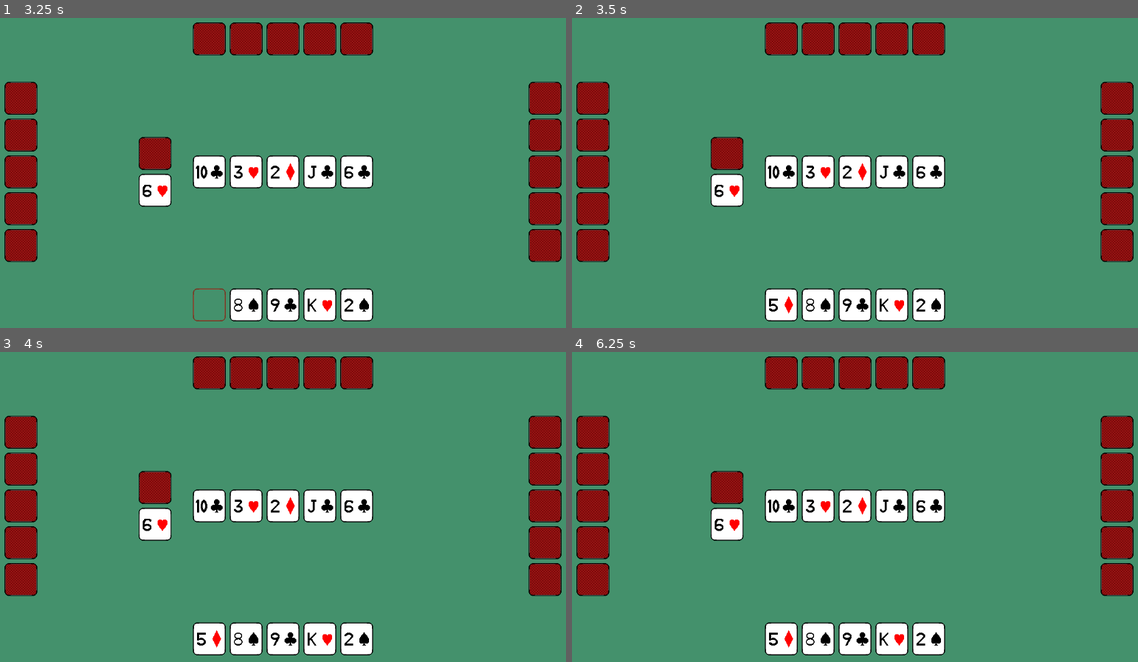
Above: before the commit, frames 1-4 (two rows, left to right).
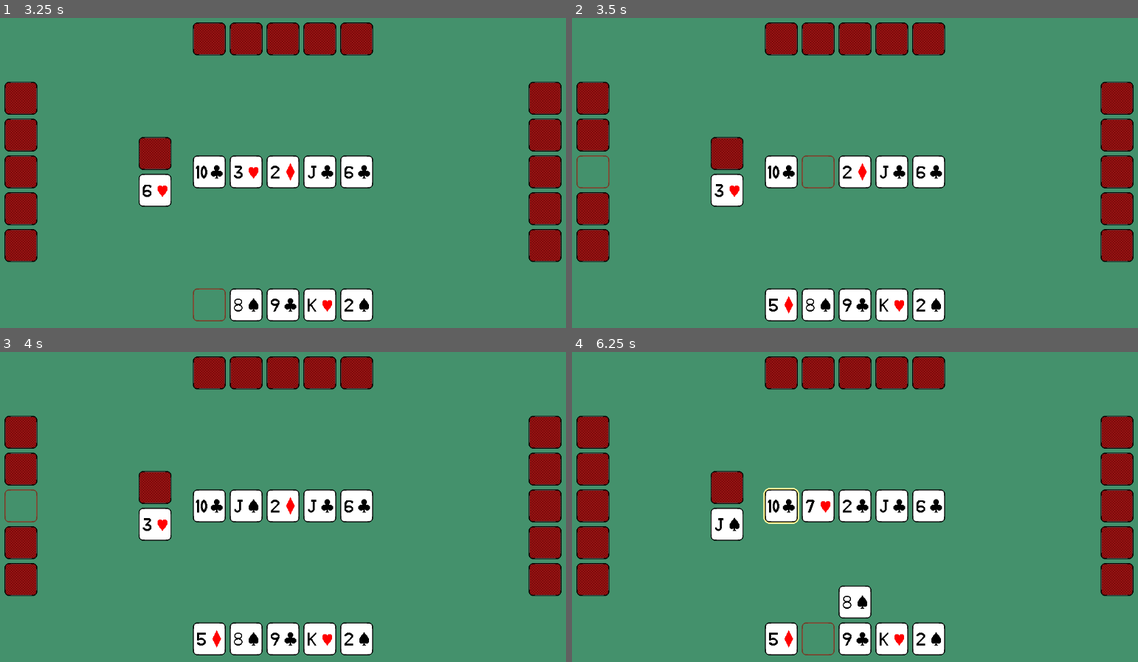
Above: after the commit, the same moments.

Repository: fitzgeraldkd/peeky-poker
Game: Godot game, scene res://scenes/main.tscn
The game is run twice, just before and just after one commit, with the same random seed, the same clock (stepped at 60 frames per second) and the same inputs.
Inputs:
- Up to frame 1 (3.25 s): hold Right (right) 0.53-1.28 s; tap Space (select) every 0.75 s from 0.6 to 2.85 s; hold X (back) 1.28-2.03 s; hold Right (right) from 2.03 s (still down)
- Up to frame 2 (3.5 s): keep holding Right (right)
- Up to frame 3 (4 s): release Right (right) at 3.53 s; hold Left (left) from 3.53 s (still down); tap Space (select) at 3.6 s
- Up to frame 4 (6.25 s): tap Space (select) at 4.35, 5.1, 5.85 s; release Left (left) at 5.03 s; hold X (back) 5.03-5.78 s; hold Right (right) from 5.78 s (still down)

Frame 1 is identical in both runs. In frame 2, 1.3% of the frame differs, in the area x 0-47%, y 44-57%; in frame 3, 0.7%; in frame 4, 1.6%, in the area x 25-53%, y 43-98%.

Commit message:
Allow opponents to play random cards

Diff:
--- a/scenes/main.gd
+++ b/scenes/main.gd
@@ -1,5 +1,7 @@
 extends Node2D
 
+var players : Array[Node]
+var current_player : Node
 
 # Called when the node enters the scene tree for the first time.
 func _ready():
@@ -25,18 +27,17 @@
 
 func reset_game():
 	$Deck.reset()
-	$Player.reset()
 	$Community.reset()
-	$Opponent1.reset()
-	$Opponent2.reset()
-	$Opponent3.reset()
 
-	var players = [
+	players = [
 		$Player,
 		$Opponent1,
 		$Opponent2,
 		$Opponent3,
 	]
+
+	for player in players:
+		player.reset()
 
 	for n in range(Globals.CARDS_IN_HAND):
 		for player in players:
@@ -49,6 +50,7 @@
 		$Community.replace_card(card, n)
 		await Utils.n_seconds(0.08)
 
+	current_player = $Player
 	$Player.start_turn()
 
 func draw_card(player: Node, index: int):
@@ -56,3 +58,10 @@
 	if player == $Player:
 		card.set_face_up(true)
 	player.add_card(card, index)
+
+func next_turn():
+	var current_index = players.find(current_player)
+	var next_index = (current_index + 1) % players.size()
+	var next_player = players[next_index]
+	current_player = next_player
+	next_player.start_turn()
--- a/scenes/main.tscn
+++ b/scenes/main.tscn
@@ -37,7 +37,17 @@
 [connection signal="draw_card" from="Player" to="." method="draw_card"]
 [connection signal="highlight_community" from="Player" to="Community" method="_on_player_highlight_community"]
 [connection signal="next_community_card" from="Player" to="Community" method="next_card"]
+[connection signal="next_turn" from="Player" to="." method="next_turn"]
 [connection signal="prev_community_card" from="Player" to="Community" method="prev_card"]
 [connection signal="replace_community_card" from="Player" to="Community" method="play_card"]
 [connection signal="unhighlight_community" from="Player" to="Community" method="_on_player_unhighlight_community"]
+[connection signal="draw_card" from="Opponent1" to="." method="draw_card"]
+[connection signal="next_turn" from="Opponent1" to="." method="next_turn"]
+[connection signal="replace_community_card" from="Opponent1" to="Community" method="replace_card"]
+[connection signal="draw_card" from="Opponent2" to="." method="draw_card"]
+[connection signal="next_turn" from="Opponent2" to="." method="next_turn"]
+[connection signal="replace_community_card" from="Opponent2" to="Community" method="replace_card"]
+[connection signal="draw_card" from="Opponent3" to="." method="draw_card"]
+[connection signal="next_turn" from="Opponent3" to="." method="next_turn"]
+[connection signal="replace_community_card" from="Opponent3" to="Community" method="replace_card"]
 [connection signal="add_to_discard" from="Community" to="Discard" method="add_to_discard"]
--- a/scenes/opponent.gd
+++ b/scenes/opponent.gd
@@ -1,4 +1,8 @@
 extends Node2D
+
+signal next_turn
+signal replace_community_card(card, index)
+signal draw_card(instance, index)
 
 @export var vertical = false
 
@@ -17,3 +21,21 @@
 
 func add_card(card: Card, index: int):
 	$Hand.add_card(card, index)
+
+func start_turn():
+	var card_index = randi() % Globals.CARDS_IN_HAND
+	var community_index = randi() % 5
+	play_card(card_index, community_index)
+
+func play_card(card_index: int, community_index: int):
+	var card = $Hand.take_card(card_index)
+	card.position = Vector2(0, 0)
+	card.set_face_up(true)
+	replace_community_card.emit(card, community_index)
+	await Utils.short_delay(2)
+	draw_card.emit(self, card_index)
+	end_turn()
+
+
+func end_turn():
+	next_turn.emit()
